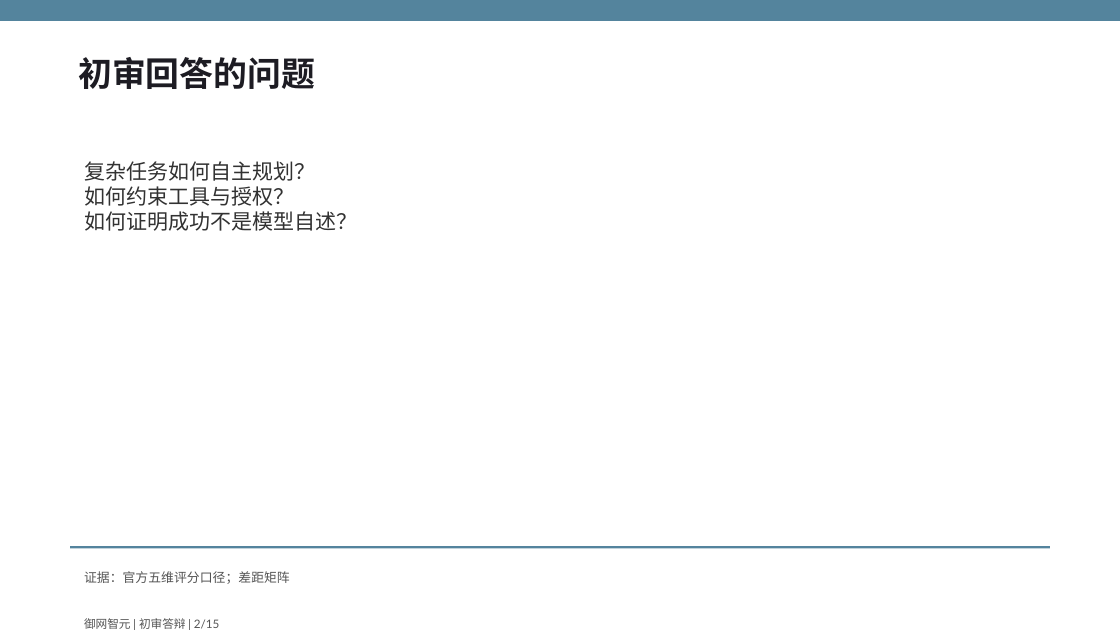
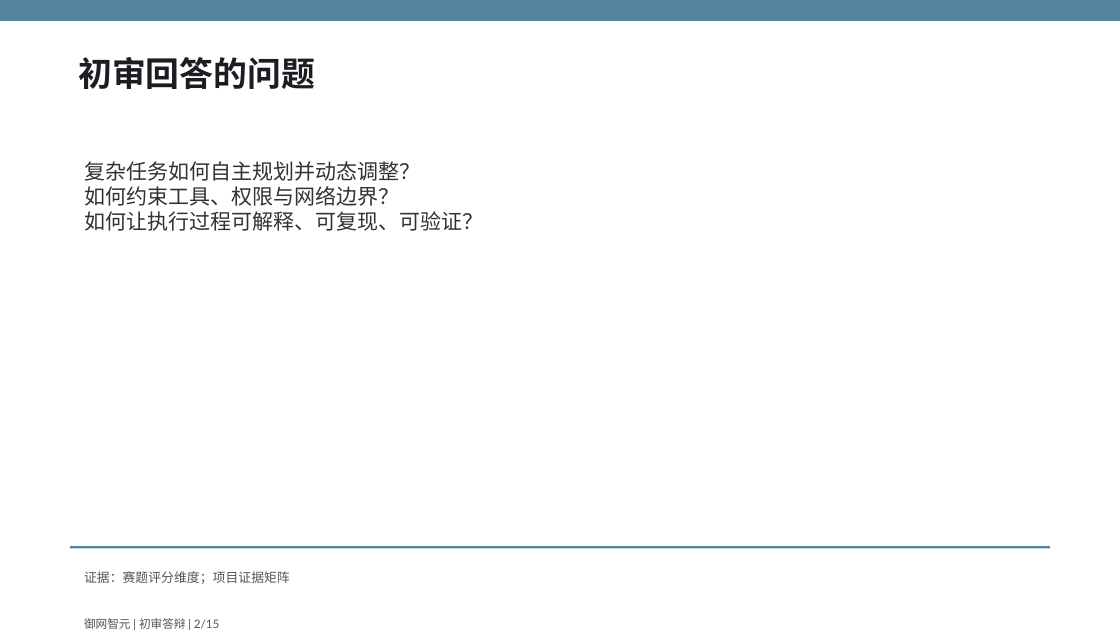
Before and after one commit to fuyao0612/gdaib-ctf-agent, a slide deck: slide 2 of output/submission/御网智元-初审答辩.pptx. Drawn at 1120x630 pixels with LibreOffice and Linux fonts; fonts in the diff are those of the drawing. Boxes give left, top, right and bottom in pixels: in the first picture for what was removed or moved away, otherwise in the second. Text is boxed around its words. In the diff, an @@ line names an element or a change of style, - is before the commit and + after.

Commit message:
移除非官方评测概念并恢复统一部署入口

```diff
--- a/output/submission/御网智元-初审答辩.pptx
+++ b/output/submission/御网智元-初审答辩.pptx
@@ text at [84, 161, 483, 231]: text changed @@
-复杂任务如何自主规划？
-如何约束工具与授权？
-如何证明成功不是模型自述？
+复杂任务如何自主规划并动态调整？
+如何约束工具、权限与网络边界？
+如何让执行过程可解释、可复现、可验证？
@@ text at [84, 571, 290, 584]: text changed @@
-证据：官方五维评分口径；差距矩阵
+证据：赛题评分维度；项目证据矩阵
```
Also in this commit, not shown: 14 other slides changed, 48 other files.
